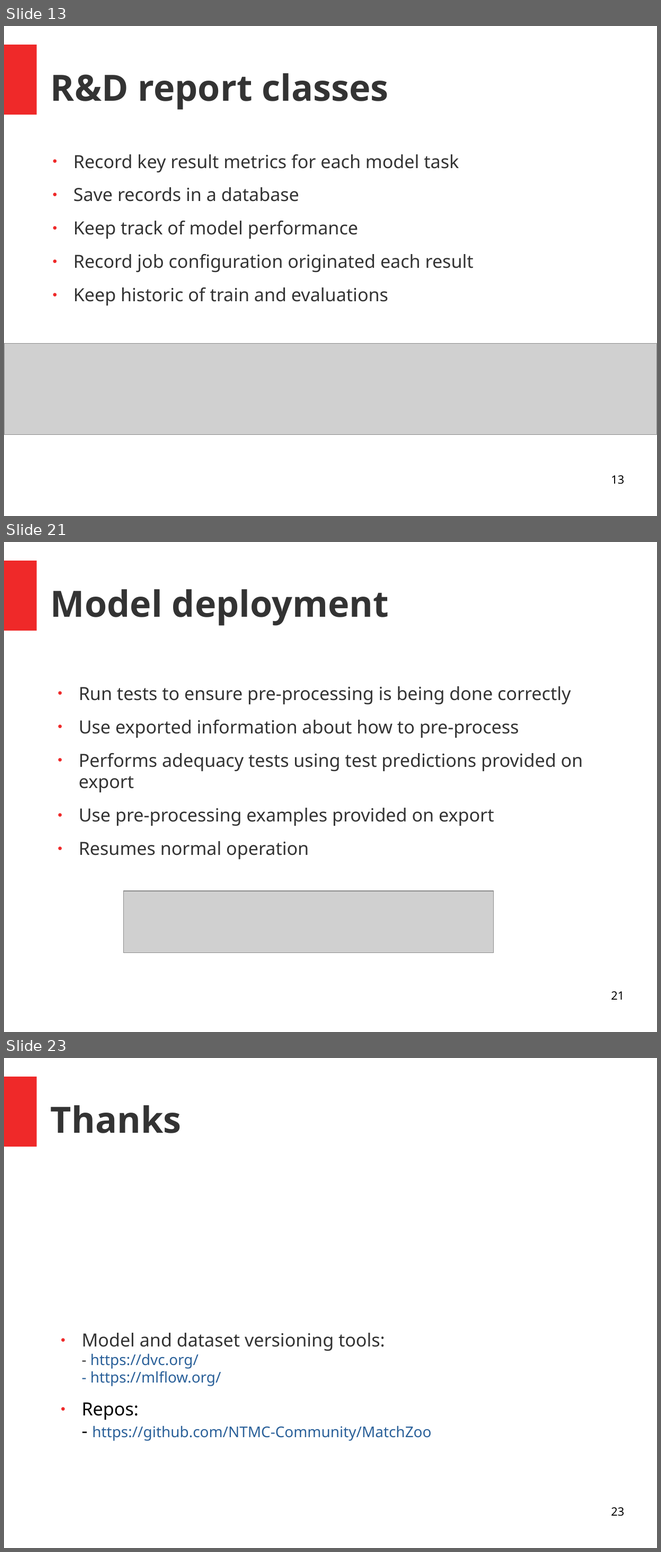
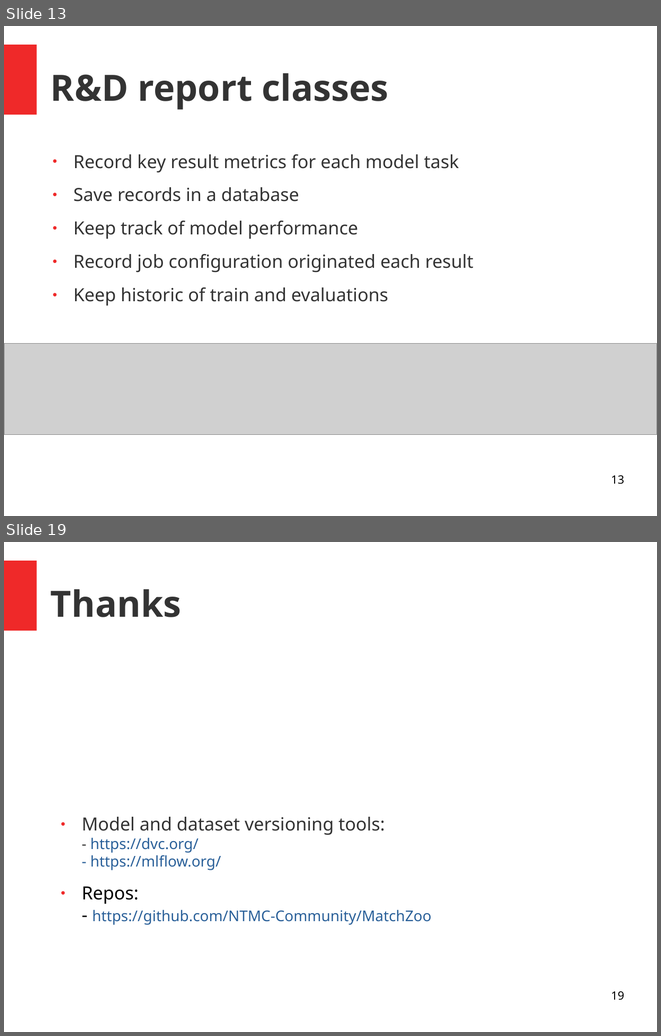
Before and after one commit to andrefsp/models-to-production, a slide deck: models-to-production.odp. Shown one above the other, each under a label of ours: slides 13, 21 and 23 before the commit, slides 13 and 19 after it; the slides between them are not shown. The pictures are 661x1552 and 661x1036 pixels, drawn with LibreOffice and Linux fonts; fonts in the diff are those of the drawing; grey boxes stand for pictures. Boxes give left, top, right and bottom in pixels: in the first picture for what was removed or moved away, otherwise in the second. Text is boxed around its words. In the diff, an @@ line names an element or a change of style, - is before the commit and + after.

```diff
--- a/models-to-production.odp
+++ b/models-to-production.odp
@@ slide 21 removed at box(4, 542, 657, 1032), background #FFFFFF; not listed: 1 template element that a slide beside it also shows @@
@@ title removed at box(51, 589, 389, 626) @@
-Model deployment
@@ text removed at box(79, 686, 583, 826) @@
-● Run tests to ensure pre-processing is being done correctly
-● Use exported information about how to pre-process
-● Performs adequacy tests using test predictions provided on export
-● Use pre-processing examples provided on export
-● Resumes normal operation
@@ picture removed at box(124, 891, 494, 953) @@
@@ page number removed at box(611, 991, 624, 999) @@
-21
@@ what was slide 23 is now slide 19 @@
@@ page number at box(611, 991, 624, 1000): text changed @@
-23
+19
```
Also in this commit, not shown: 11 slides changed, 1 slide added, 4 other slides removed.
